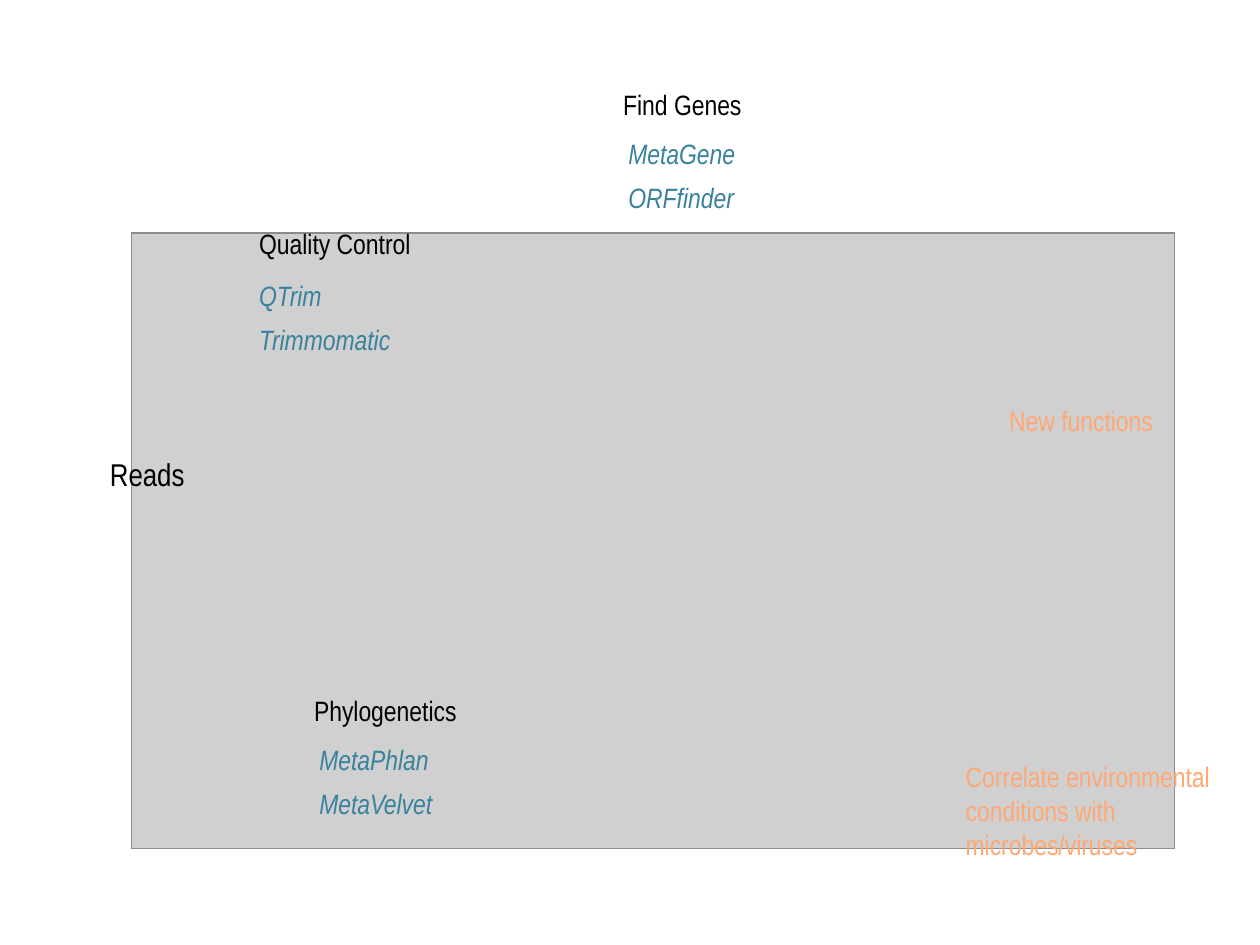
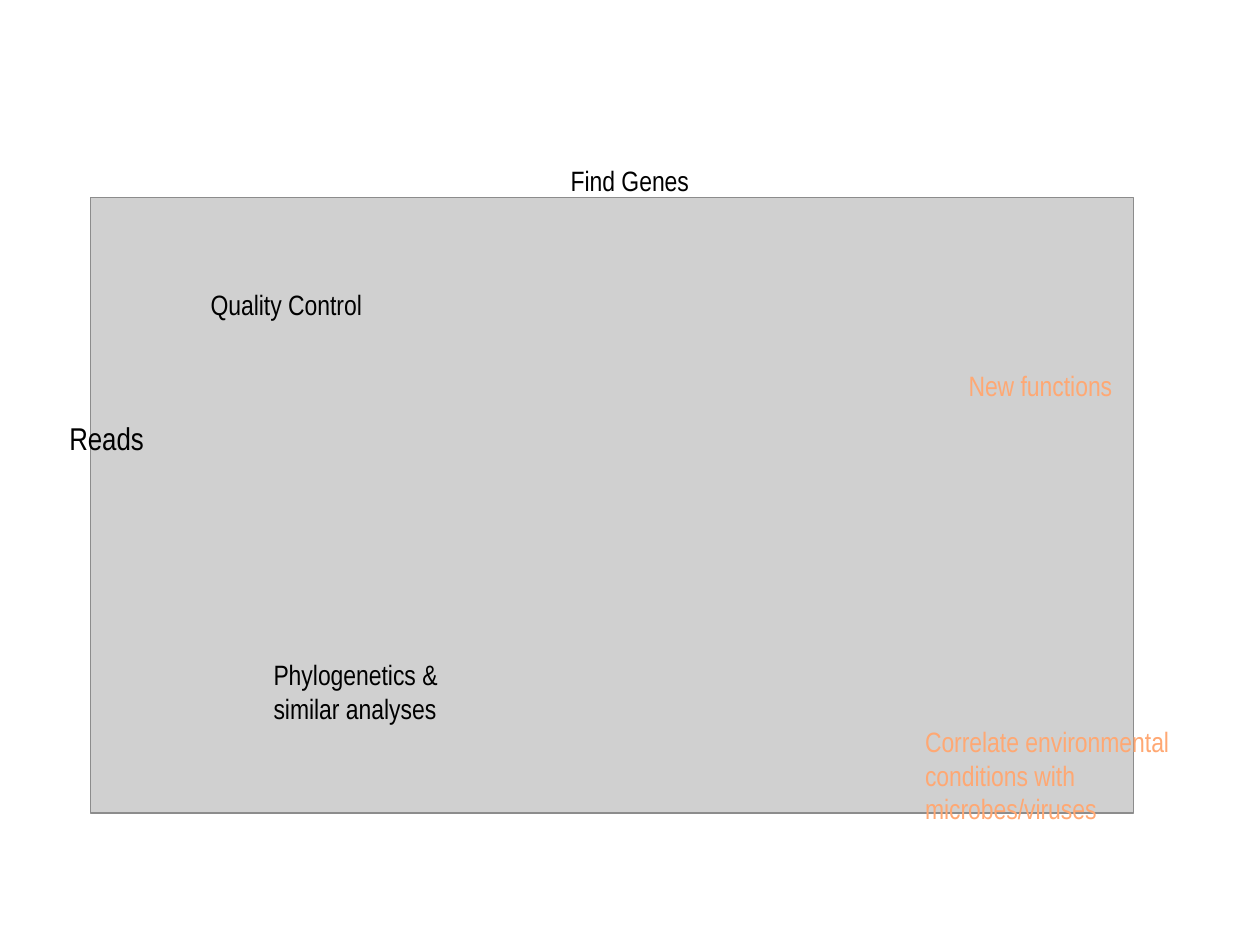
Before and after one commit to dchandran/researchcode, a slide deck: slide 3 of seq pipe/pipeline.ppt (slide 2 before the commit). Drawn at 1260x945 pixels with LibreOffice and Linux fonts; fonts in the diff are those of the drawing; grey boxes stand for pictures. Boxes give left, top, right and bottom in pixels: in the first picture for what was removed or moved away, otherwise in the second. Text is boxed around its words. In the diff, an @@ line names an element or a change of style, - is before the commit and + after.

```diff
--- a/seq pipe/pipeline.ppt
+++ b/seq pipe/pipeline.ppt
@@ text removed at <box>628,144,735,209</box> @@
-MetaGene
-ORFfinder
@@ text "Find Genes": place and size @@
-text "Find Genes" at <box>623,94,741,116</box>
+text "Find Genes" at <box>571,170,688,192</box>
@@ text "Quality Control": place and size @@
-text "Quality Control" at <box>259,232,411,260</box>
+text "Quality Control" at <box>211,294,362,320</box>
@@ text removed at <box>259,285,390,350</box> @@
-QTrim
-Trimmomatic
@@ text at <box>274,664,436,725</box>: text changed @@
-Phylogenetics
+Phylogenetics &
+similar analyses
@@ 2 texts, 1 picture: place and size @@
-2 texts, 1 picture at <box>110,233,1210,860</box>
+2 texts, 1 picture at <box>69,198,1169,825</box>
@@ text removed at <box>319,749,432,814</box> @@
-MetaPhlan
-MetaVelvet
```
Also in this commit, not shown: 4 slides added, 1 slide removed, 2 other files.
